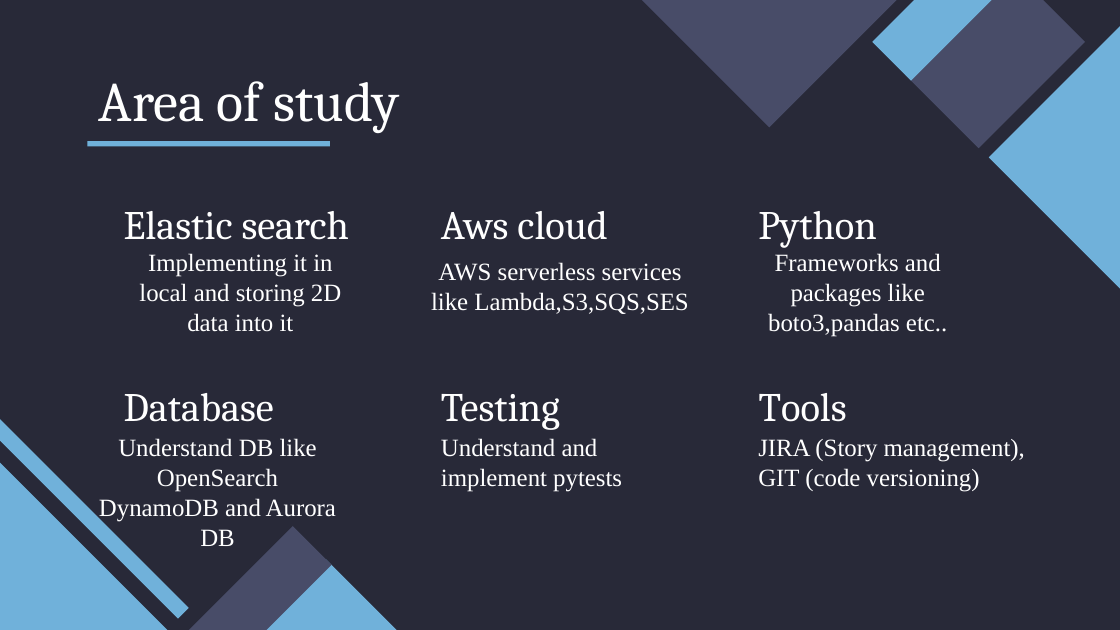
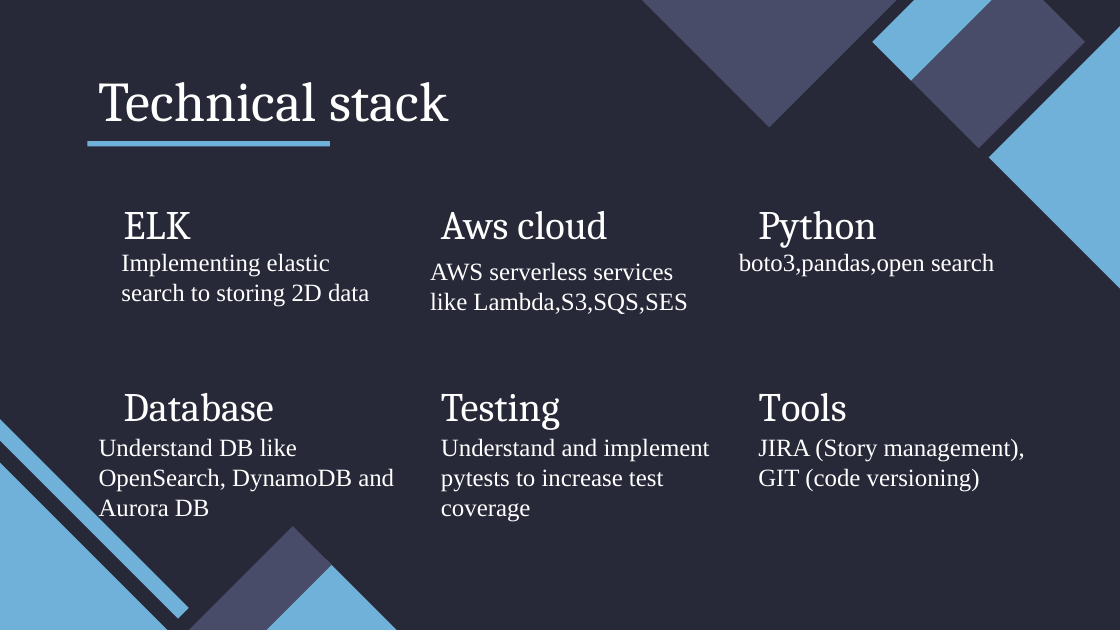
Before and after one commit to mehar-srinivas-chowdari/git-learning, a slide deck: slide 4 of Internship.pptx. Drawn at 1120x630 pixels with LibreOffice and Linux fonts; fonts in the diff are those of the drawing. Boxes give left, top, right and bottom in pixels: in the first picture for what was removed or moved away, otherwise in the second. Text is boxed around its words. In the diff, an @@ line names an element or a change of style, - is before the commit and + after.

```diff
--- a/Internship.pptx
+++ b/Internship.pptx
@@ title at (99,82,448,122): text changed @@
-Area of study
+Technical stack
@@ subtitle at (124,212,192,239): text changed @@
-Elastic search
+ELK
@@ subtitle at (121,253,369,307): text changed @@
-Implementing it in local and storing 2D data into it
+Implementing elastic search to storing 2D data
@@ subtitle "AWS serverless services like Lambda,S3,SQS,SES" at (430,262,687,314): alignment centre to left @@
@@ subtitle at (739,253,994,277): text changed @@
-Frameworks and packages like boto3,pandas etc..
+boto3,pandas,open search
@@ subtitle at (99,438,394,522): text changed @@
-Understand DB like
-OpenSearch DynamoDB and Aurora DB
+Understand DB like OpenSearch, DynamoDB and Aurora DB
@@ subtitle at (441,438,710,522): text changed @@
-Understand and implement pytests
+Understand and implement pytests to increase test coverage
```
Also in this commit, not shown: 10 other slides changed.
